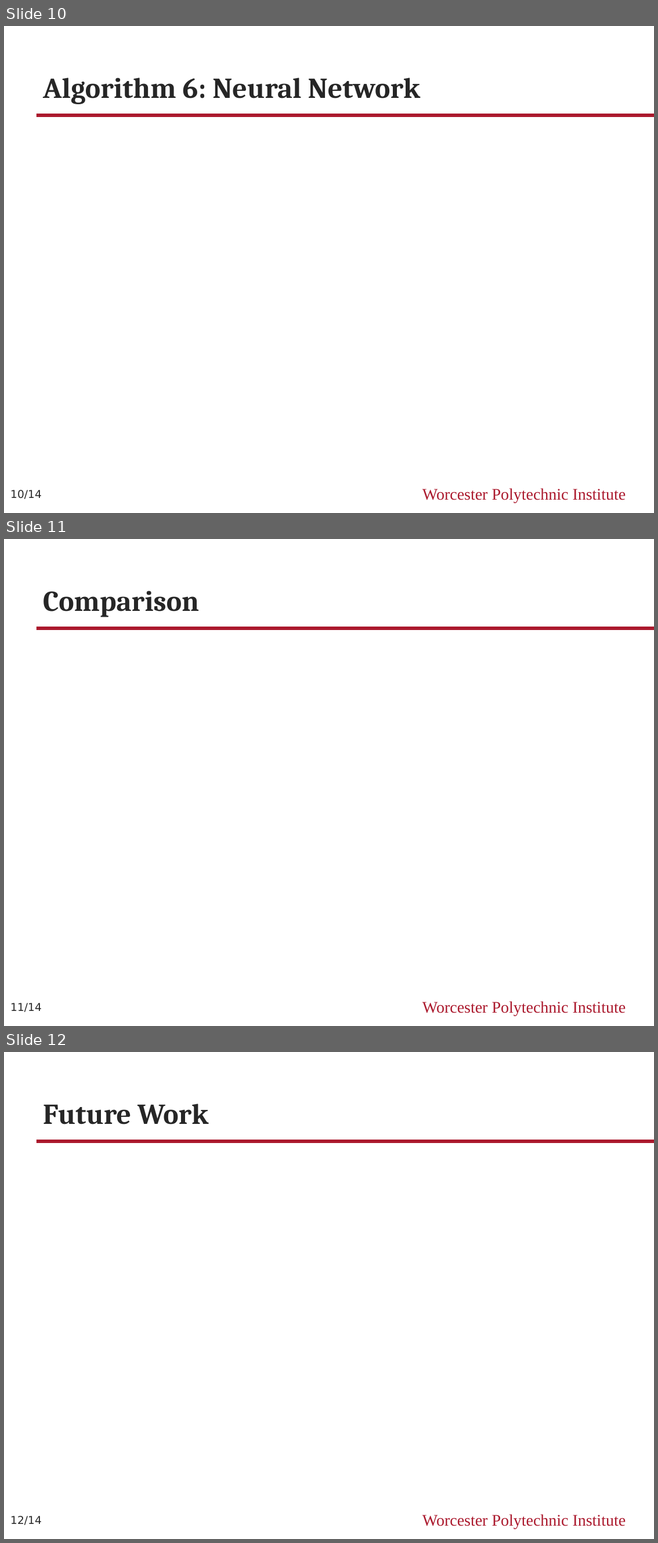
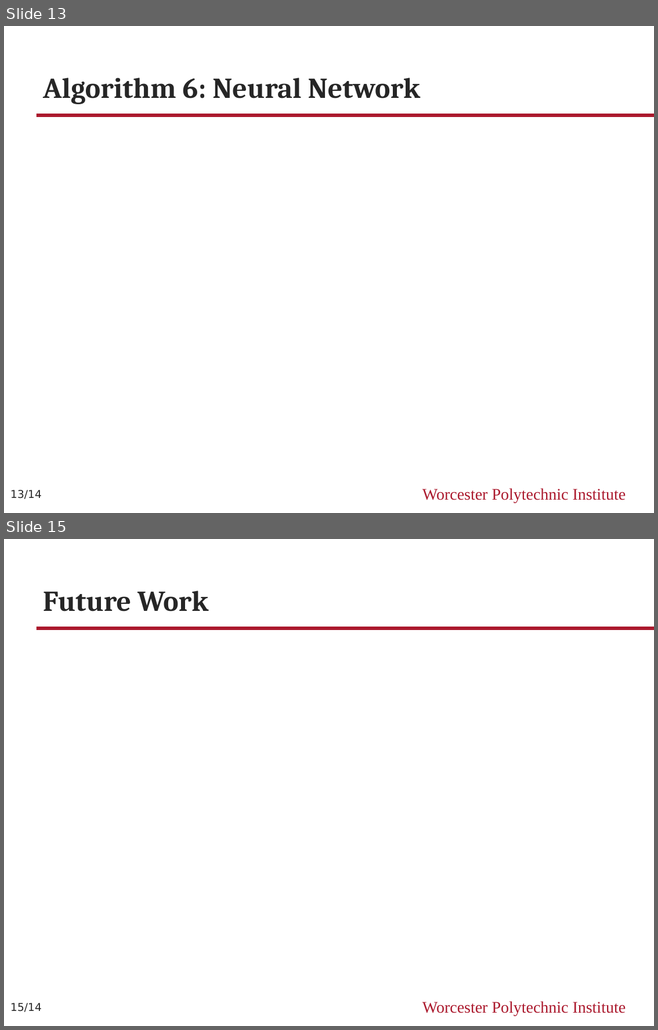
Before and after one commit to WPI-CS539/LendingClub, a slide deck: CS539ML_Final_Presentation.pptx. Shown one above the other, each under a label of ours: slides 10, 11 and 12 before the commit, slides 13 and 15 after it; the slides between them are not shown. The pictures are 658x1543 and 658x1030 pixels, drawn with LibreOffice and Linux fonts; fonts in the diff are those of the drawing. Boxes give left, top, right and bottom in pixels: in the first picture for what was removed or moved away, otherwise in the second. Text is boxed around its words. In the diff, an @@ line names an element or a change of style, - is before the commit and + after.

```diff
--- a/CS539ML_Final_Presentation.pptx
+++ b/CS539ML_Final_Presentation.pptx
@@ slide 11 removed at box(4, 539, 654, 1026), background #FFFFFF; not listed: 2 template elements that a slide beside it also shows @@
@@ title removed at box(43, 591, 199, 617) @@
-Comparison
@@ page number removed at box(10, 1003, 42, 1012) @@
-11/14
@@ what was slide 10 is now slide 13 @@
@@ page number at box(10, 490, 42, 499): text changed @@
-10/14
+13/14
@@ what was slide 12 is now slide 15 @@
@@ page number at box(10, 1003, 42, 1012): text changed @@
-12/14
+15/14
```
Also in this commit, not shown: 2 slides changed, 4 slides added.
